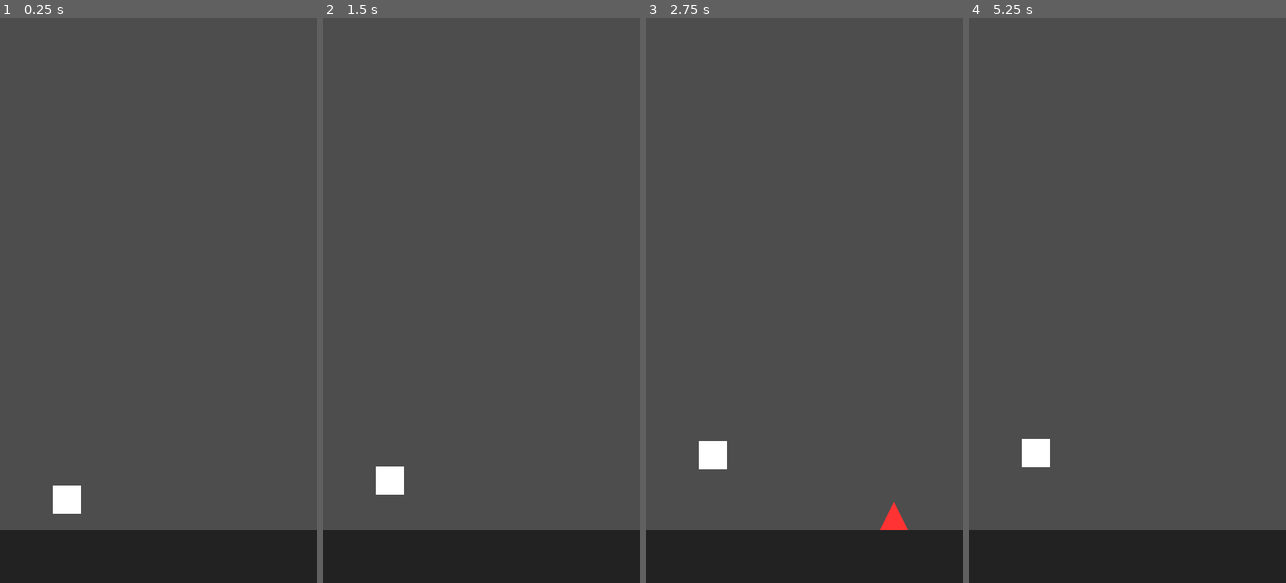
Above: before the commit, frames 1-4 (left to right).
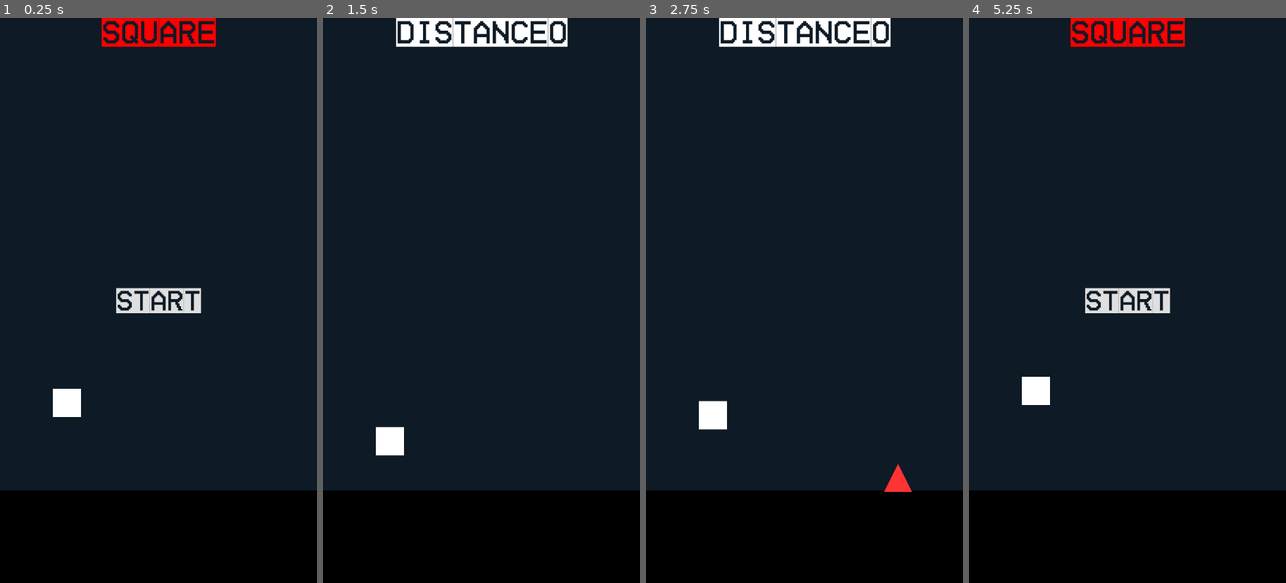
Above: after the commit, the same moments.

Repository: kelvin-kn/cheche
Game: Godot game, scene res://scenes/main.tscn
Same seed, same stepped clock (60 frames per second), same inputs: the game is played once before the commit and once after it.
Inputs (mouse positions are in pixels of both pictures, inside the frame that each line leads up to):
- Up to frame 1 (0.25 s): no input
- Up to frame 2 (1.5 s): click (481, 300) at 0.5 s, where only the run after the commit has a clickable "START"; tap Space (jump) at 1.35 s
- Up to frame 3 (2.75 s): tap Space (jump) at 1.52, 1.82, 2.1, 2.27, 2.57 s
- Up to frame 4 (5.25 s): tap Space (jump) at 2.85, 3.6, 3.77, 4.07, 4.35, 4.52, 4.82 s; click (1127, 300) at 5 s, where only the run after the commit has a clickable "RESTART"

The runs differ from the first frame. In frame 1, 100% of the frame differs, in the area x 0-100%, y 0-100%; in frame 2, 100%; in frame 3, 100%; in frame 4, 100%.

Commit message:
polish added.

Diff:
--- a/project.godot
+++ b/project.godot
@@ -19,7 +19,6 @@
 
 window/size/viewport_width=720
 window/size/viewport_height=1280
-window/stretch/mode="canvas_items"
 
 [input]
 
--- a/scenes/ground.tscn
+++ b/scenes/ground.tscn
@@ -8,11 +8,12 @@
 collision_layer = 2
 
 [node name="ColorRect" type="ColorRect" parent="."]
-custom_minimum_size = Vector2(720, 120)
-offset_right = 40.0
-offset_bottom = 40.0
-color = Color(0.133333, 0.133333, 0.133333, 1)
+custom_minimum_size = Vector2(720, 720)
+offset_right = 720.0
+offset_bottom = 120.0
+color = Color(0, 0, 0, 1)
 
 [node name="CollisionShape2D" type="CollisionShape2D" parent="."]
+visible = false
 position = Vector2(360, 60)
 shape = SubResource("RectangleShape2D_w4b73")
--- a/scenes/main.tscn
+++ b/scenes/main.tscn
@@ -1,20 +1,28 @@
-[gd_scene load_steps=6 format=3 uid="uid://c1v7b5uf2cql2"]
+[gd_scene load_steps=9 format=3 uid="uid://c1v7b5uf2cql2"]
 
 [ext_resource type="PackedScene" uid="uid://b5k6kiqqnygnp" path="res://scenes/player.tscn" id="1_j70ao"]
 [ext_resource type="Script" path="res://scripts/main.gd" id="1_ytyk0"]
 [ext_resource type="PackedScene" uid="uid://doomeuexdh4gt" path="res://scenes/ground.tscn" id="2_ctdgb"]
 [ext_resource type="Script" path="res://scripts/spawner.gd" id="3_yx40y"]
 [ext_resource type="PackedScene" uid="uid://behknac50tr2i" path="res://scenes/spike.tscn" id="4_qlr0h"]
+[ext_resource type="FontFile" uid="uid://dco01prx7g3yf" path="res://assets/fonts/HomeVideo-Bold.ttf" id="6_tkdju"]
+
+[sub_resource type="Theme" id="Theme_8giqa"]
+Label/font_sizes/font_size = 72
+Label/fonts/font = ExtResource("6_tkdju")
+
+[sub_resource type="Theme" id="Theme_dideu"]
+Button/font_sizes/font_size = 64
+Button/fonts/font = ExtResource("6_tkdju")
 
 [node name="main" type="Node2D"]
 script = ExtResource("1_ytyk0")
 
 [node name="ColorRect" type="ColorRect" parent="."]
-visible = false
 custom_minimum_size = Vector2(720, 1280)
 offset_right = 720.0
 offset_bottom = 1280.0
-color = Color(0, 0, 0, 1)
+color = Color(0.054902, 0.101961, 0.145098, 1)
 
 [node name="Player" parent="." instance=ExtResource("1_j70ao")]
 
@@ -26,3 +34,66 @@
 [node name="Spawner" type="Node2D" parent="."]
 script = ExtResource("3_yx40y")
 spike_scene = ExtResource("4_qlr0h")
+
+[node name="CanvasLayer" type="CanvasLayer" parent="."]
+
+[node name="ScoreLabel" type="Label" parent="CanvasLayer"]
+visible = false
+anchors_preset = 5
+anchor_left = 0.5
+anchor_right = 0.5
+offset_left = -20.0
+offset_right = 20.0
+offset_bottom = 23.0
+grow_horizontal = 2
+theme = SubResource("Theme_8giqa")
+text = "555"
+
+[node name="TitleLabel" type="Label" parent="CanvasLayer"]
+modulate = Color(1, 0, 0, 1)
+anchors_preset = 5
+anchor_left = 0.5
+anchor_right = 0.5
+offset_left = -129.5
+offset_right = 129.5
+offset_bottom = 66.0
+grow_horizontal = 2
+theme = SubResource("Theme_8giqa")
+text = "SQUARE"
+
+[node name="Start" type="Button" parent="CanvasLayer"]
+anchors_preset = 8
+anchor_left = 0.5
+anchor_top = 0.5
+anchor_right = 0.5
+anchor_bottom = 0.5
+offset_left = -28.0
+offset_top = -11.5
+offset_right = 28.0
+offset_bottom = 11.5
+grow_horizontal = 2
+grow_vertical = 2
+theme = SubResource("Theme_dideu")
+text = "START"
+flat = true
+
+[node name="Restart" type="Button" parent="CanvasLayer"]
+anchors_preset = 8
+anchor_left = 0.5
+anchor_top = 0.5
+anchor_right = 0.5
+anchor_bottom = 0.5
+offset_left = -28.0
+offset_top = -11.5
+offset_right = 28.0
+offset_bottom = 11.5
+grow_horizontal = 2
+grow_vertical = 2
+theme = SubResource("Theme_dideu")
+text = "RESTART"
+flat = true
+
+[connection signal="pressed" from="CanvasLayer/Start" to="." method="_on_start_pressed"]
+[connection signal="pressed" from="CanvasLayer/Restart" to="." method="_on_restart_pressed"]
+
+[editable path="Ground"]
--- a/scenes/spike.tscn
+++ b/scenes/spike.tscn
@@ -11,7 +11,7 @@
 polygon = PackedVector2Array(0, 64, 64, 64, 32, 0)
 
 [node name="CollisionPolygon2D" type="CollisionPolygon2D" parent="."]
-modulate = Color(1, 0.2, 0.2, 1)
+modulate = Color(1, 0.133333, 0.133333, 1)
 polygon = PackedVector2Array(0, 64, 64, 64, 32, 0)
 
 [connection signal="body_entered" from="." to="." method="_on_body_entered"]
--- a/scripts/main.gd
+++ b/scripts/main.gd
@@ -1,39 +1,86 @@
 extends Node2D
 
+const SAFE_BOTTOM_MARGIN : int = 150
+
 enum GameState { READY, RUNNING, DEAD }
-var state := GameState.READY
+var state: GameState = GameState.READY
 
-@onready var player := $Player
-@onready var spawner := $Spawner
+var distance : int = 0
+var world_speed : float = 280.0  # must match spike speed
+var rate : float = 0.1
+
+@onready var player : CharacterBody2D = $Player
+@onready var spawner : Node2D = $Spawner
+
+@onready var start: Button = $CanvasLayer/Start
+@onready var restart: Button = $CanvasLayer/Restart
+@onready var title_label := $CanvasLayer/TitleLabel
+@onready var score_label: Label = $CanvasLayer/ScoreLabel
+@onready var ground: StaticBody2D = $Ground
+@onready var ground_collision_shape: CollisionShape2D = $Ground/CollisionShape2D
+@onready var ground_height : float = ground_collision_shape.shape.size.y
 
 func _ready():
+	position_ground()
 	enter_ready()
+
+func position_ground():
+	var viewport_height : float = get_viewport_rect().size.y
+	ground.position.y = viewport_height - ground_height / 2 - SAFE_BOTTOM_MARGIN
+
+func get_ground_top_y() -> float:
+	return ground.position.y - ground_height / 2
 
 func _process(delta):
 	delta = min(delta, 0.05)
 
-	if state == GameState.READY:
-		if Input.is_action_just_pressed("jump"):
-			enter_running()
-
-	elif state == GameState.DEAD:
-		if Input.is_action_just_pressed("jump"):
-			restart()
+	if state == GameState.RUNNING:
+		distance += world_speed * delta * rate
+		world_speed += 1 * delta
+		score_label.text = "DISTANCE" + str(int(distance))
 
 func enter_ready():
 	state = GameState.READY
+	distance = 0
+	score_label.text = "0"
+
 	player.reset()
 	spawner.stop()
+	clear_spikes()
+
+	start.visible = true
+	restart.visible = false
+	title_label.visible = true
+	score_label.hide()
 
 func enter_running():
 	state = GameState.RUNNING
+	spawner.ground_top_y = get_ground_top_y()
+	start.visible = false
+	restart.visible = false
+	title_label.visible = false
+	score_label.show()
 	spawner.start()
 
 func enter_dead():
 	state = GameState.DEAD
+
 	spawner.stop()
+	restart.visible = true
 
-func restart():
+	# Web hook (safe on desktop)
+	if OS.has_feature("web"):
+		JavaScriptBridge.eval("window.onGameScore && window.onGameScore(" + str(int(distance)) + ");")
+
+func restart_game():
+	enter_ready()
+
+func clear_spikes():
 	for child in spawner.get_children():
 		child.queue_free()
-	enter_ready()
+
+func _on_start_pressed() -> void:
+	enter_running()
+
+func _on_restart_pressed() -> void:
+	restart_game()
--- a/scripts/player.gd
+++ b/scripts/player.gd
@@ -5,6 +5,9 @@
 const MAX_FALL_SPEED : float = 1200.0
 
 @onready var spawner: Node2D = $"../Spawner"
+
+func _ready() -> void:
+	reset()
 
 func _physics_process(delta):
 	# Clamp delta to avoid tab-switch exploits
@@ -22,7 +25,8 @@
 	move_and_slide()
 
 func reset():
-	position = Vector2(120, 1000)
+	var viewport_height = get_viewport_rect().size.y
+	position = Vector2(120, viewport_height - 500)
 	velocity = Vector2.ZERO
 	set_physics_process(true)
 
--- a/scripts/spawner.gd
+++ b/scripts/spawner.gd
@@ -3,7 +3,9 @@
 @export var spike_scene: PackedScene
 var timer : float = 0.0
 var interval : float = 1.4
-var active := false
+var active : bool = false
+var ground_top_y := 0.0
+
 
 func start():
 	active = true
@@ -15,7 +17,6 @@
 func _process(delta):
 	if not active:
 		return
-
 	delta = min(delta, 0.05)
 	timer += delta
 
@@ -23,8 +24,8 @@
 		timer = 0
 		spawn_spike()
 
-
 func spawn_spike():
 	var spike = spike_scene.instantiate()
-	spike.position = Vector2(760, 1096) # just above ground
+	var spike_height = 0  # known size
+	spike.position = Vector2(get_viewport_rect().size.x + 40, ground_top_y - spike_height)
 	add_child(spike)
--- a/scripts/spike.gd
+++ b/scripts/spike.gd
@@ -3,11 +3,12 @@
 var speed : float = 280.0
 
 func _ready() -> void:
-	print("spawned in")
+	pass
 
 func _process(delta):
 	delta = min(delta, 0.05)
 	position.x -= speed * delta
+	position.y = max(position.y, 0)
 
 	# Clean up when off-screen
 	if position.x < -100:
Binary file added: assets/fonts/HomeVideo-Bold.ttf
Not shown, added: assets/fonts/HomeVideo-Bold.ttf.import
Binary file added: assets/fonts/HomeVideo-Regular.ttf
Not shown, added: assets/fonts/HomeVideo-Regular.ttf.import
